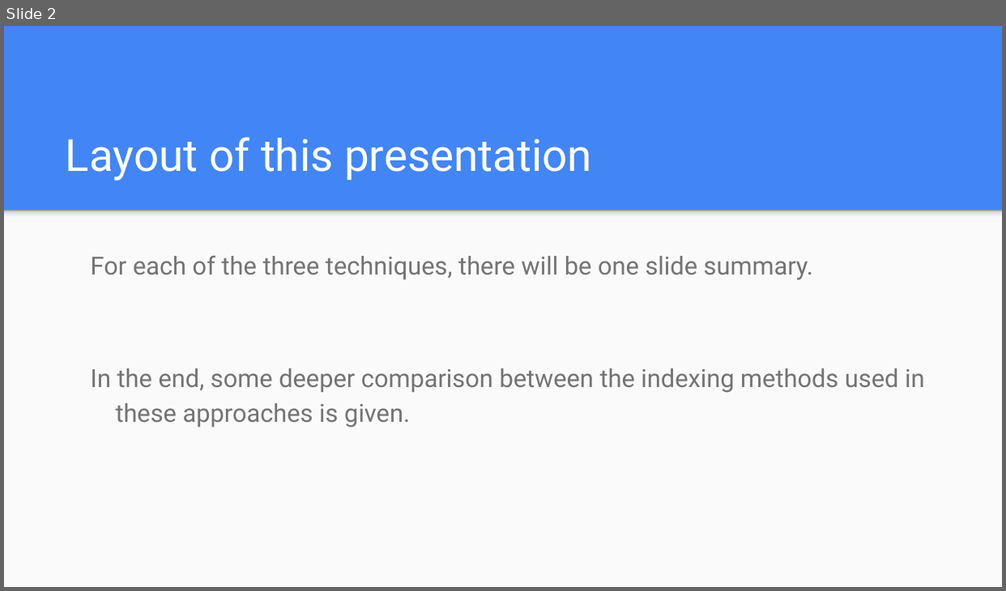
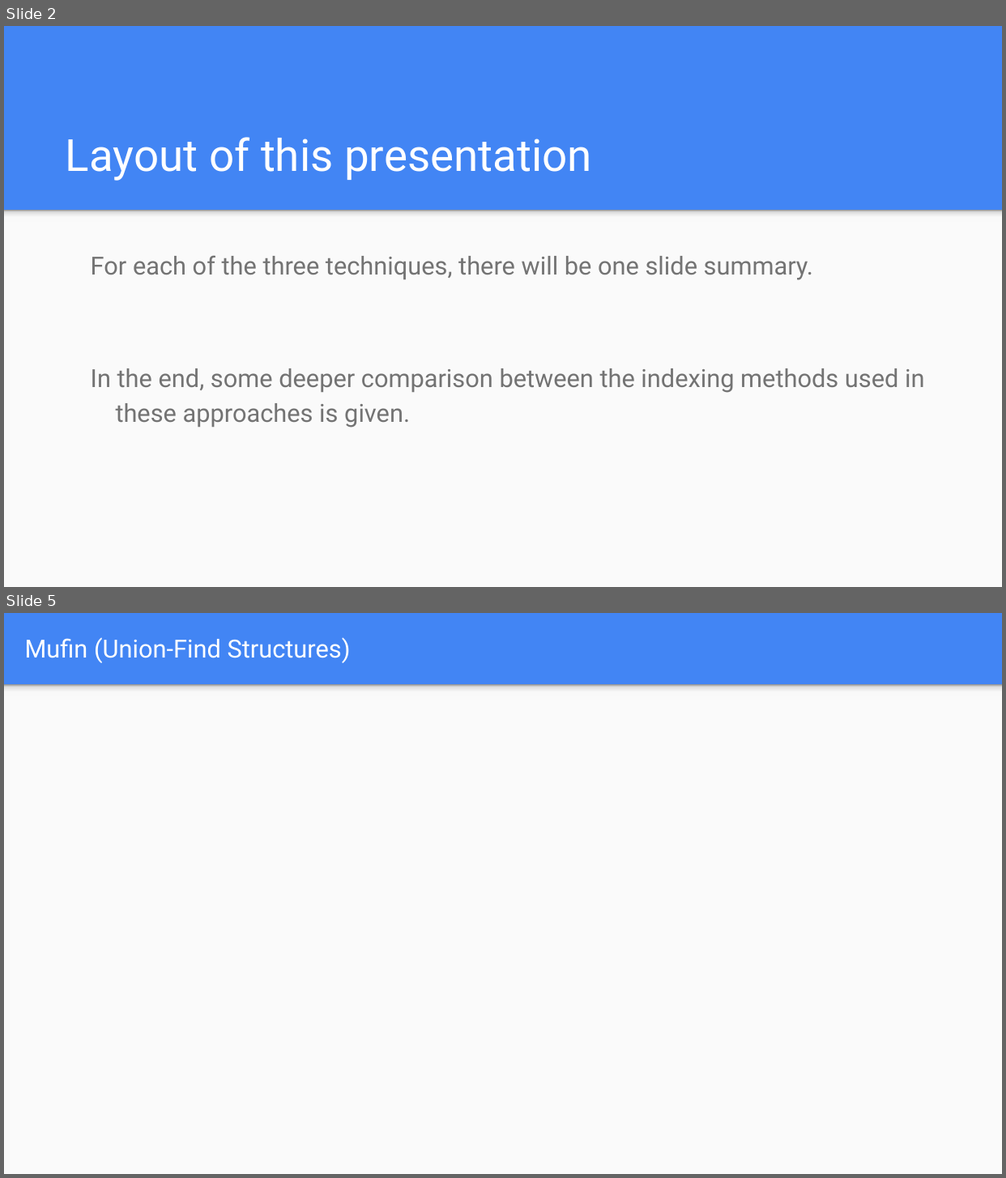
Before and after one commit to xiaohe27/Tasks, a slide deck: RuntimeMonitoringTechComparison/Comparison Between Runtime Monitoring Techniques.pptx. Shown one above the other, each under a label of ours: slide 2 before the commit, slides 2 and 5 after it; the slides between them are not shown. The pictures are 1006x591 and 1006x1178 pixels, drawn with LibreOffice and Linux fonts; fonts in the diff are those of the drawing. Boxes give left, top, right and bottom in pixels: in the first picture for what was removed or moved away, otherwise in the second. Text is boxed around its words. In the diff, an @@ line names an element or a change of style, - is before the commit and + after.

```diff
--- a/RuntimeMonitoringTechComparison/Comparison Between Runtime Monitoring Techniques.pptx
+++ b/RuntimeMonitoringTechComparison/Comparison Between Runtime Monitoring Techniques.pptx
@@ slide 5 added at (4, 613, 1002, 1174), background #4285F4 @@
@@ title added at (25, 637, 351, 663), 18 pt, text #FFFFFF @@
+Mufin (Union-Find Structures)
@@ rectangle added at (4, 685, 1002, 1174), fill #FAFAFA @@
@@ rectangle added at (4, 685, 1002, 696), fill gradient #F9F9F9 to #DEDEDE to #999999 @@
```
Also in this commit, not shown: 1 slide changed, 3 other slides added, 1 other file.
